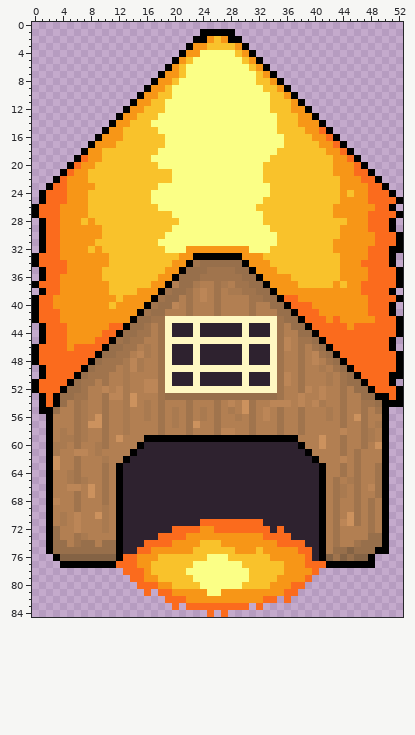
Two versions of one pixel-art file, Images/aseprite/Celeiro aseprite.aseprite. The first picture shows the starting point.
53x85 pixels, 1 frame.
New version:
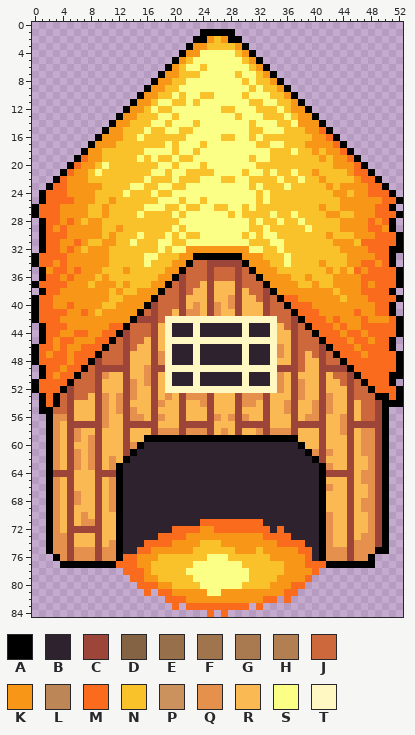
Palette (. is transparent): A #000000  B #2e222f  C #9e4539  D #846345  E #976f4b  F #a0744d  G #a97a50  H #b27f52  J #cd683d  K #f79617  L #bc8657  M #fb6b1d  N #f9c22b  P #cc925e  Q #e6904e  R #fbb954  S #fbff86  T #fff8c2
Diff:
layer "Palha" added
Changed rows in their new state; - is an unchanged pixel.
Layers "Palha", "Celeiro":
first column x 2:
 6 ----------------------N--------------------------
 7 --------------------NN-----N---------------------
 8 -------------------N--------N--------------------
 9 ------------------N----------N-------------------
10 -------------------N--NN----N--------------------
11 ----------------S-NN-N-------NN-S----------------
12 ---------------S-N-------NN---NN-S---------------
13 ------------------N--------N---NN-S--------------
14 -----------------N---N-------N-----S-------------
15 --------------S-N--NN--------NN--S---------------
16 -------------S---NNN-----NN--N-NNN---------------
17 ------------------N---N-------NN-----KK----------
18 --------------SS--N--N----------N--S--K----------
19 -------------S--NN-NN--------N---------K---------
20 --------S---------N---N-------N------------------
21 -------S-------SS---NNNN----N---S--S--K--NN------
22 --------------S----NNN---NN--NN--S--S--K--NN-----
23 -------K----SS----NN---------N-N--S-----K--------
24 ------K----S----NN------------N----------K-------
25 ---M--K--K-----N---N--N-------NS--------------KK-
26 --------K-----SS-NN-NN--NN--N----------K-N-------
27 --------K----S-----N------N-NNN-S--S----K-NN--K--
28 ---M---K---------------------N---S--S-----K----K-
29 -KM-------K--------N---------NN------S----------K
30 --M------K---S----N-NN------N-N---------K-NN-----
31 ----M-N-KK--S-----NN---------NNN-S----------NMM--
32 ---M-NK-K-------SN-------------N-S-------N-------
33 --M-----------SS------------------S-------N---K--
34 -K------------S------JJCCCCC------S----K--N----K-
35 K---M------K--------JJJCJJJCJ-----------K--NM----
36 ---M---NK----------CJJJCJJJCJJ-------K---K---M---
37 --M---N--K-K------JCJJRCRRRCJJJ-------K---K---K--
38 ----------K------JJCJRRCRRRCRJJC---------N-------
39 ---------N------JJJCRRRCRRQCRRJCJ---------N------
40 ---M----N------CJJJCRQRCQRQCRRRCJJ------------K--
41 --M--M-N------JCJJRCQQRCQRRCRRRCJJJ---------M-K--
42 -------------CCCJ----------------JJC---------M-KK
43 ------------JJJCR----------------RJCJ----K--K----
44 --K-MM-----CJJJCR----------------RRCJJ----K--K---
45 -K-M------JCJJRCR----------------RRCJJJ----K--K--
46 -K--K----JJCJRRCR----------------QRCJJJC----K----
47 K--K----JJJCRRRCQ----------------QRCJRJCJ----K---
48 ---K---CJJJCRRRCQ----------------RRCJRRCJJ-------
49 --K---JCCCCCRRQCC----------------CCCJRRCCCC------
50 -K---JJCQRRCRRQCR----------------QRCRRRCRJJC-----
51 ----JJJCRRRCQRQCR----------------QRCQRRCRRJCJ----
52 ---CJJJCRRRCQRRCR----------------QRCQRRCRRRCJJ---
53 --JCJJRCQRQCQRRCRQRCQQQCRRRCQQQCRRRCQRRCQRRCJJJ--
54 --JCRRRCQRQCRRRCQRRCRRQCRRRCQQRCRRQCRRQCQRRCRJJC-
55 -JJCRRRCQRQCQRRCRRRCRRRCRRRCRRRCRRQCRRQCQRRCRJJC-
56 -QQCRRRCQRRCQQRCQRRCRRRCQRQCQRRCRRRCRQQCRRQCRJJC-
57 -QRCCCCCQRRCCCCCRRRCCCCCRRRCCCCCRRRCCCCCRRQCCCCC-
58 -QRCQRRCRRRCRRRCQQQCQQQCRQRCRRQCQQQCRRRCRRQCRQQC-
59 -QRCQRQCRRRCRR----------------------RRRCRRRCRQQC-
60 -QRCRRQCRRRCQ------------------------RRCRRRCRQQC-
61 -QRCQRQCRRRC--------------------------QCQRRCRQQC-
62 -QRCQRQCRQR----------------------------CRRRCRRQC-
63 -QRCQRQCRQ------------------------------QRRCRRQC-
64 -CCCRRRCCC------------------------------CCCCRQQC-
65 -QRCRRRCRQ------------------------------RRRCRQQC-
66 -QRCRRRCRQ------------------------------QRRCRRQC-
67 -QRCQRRCRQ------------------------------RRRCRRQC-
68 -QRCQRRCRQ------------------------------RRRCRQQC-
69 -QRCRRRCRQ------------------------------RRRCRQQC-
70 -QRCRQRCRR------------------------------QRRCRRQC-
71 -QRCRQQCRR------------------------------QRRCRRQC-
72 -QRCCCCCRR------------------------------QRRCRRQC-
73 -QQCRRRCRR------------------------------QRRCRQQC-
74 -QQCRRRCRQ------------------------------QRRCQQQC-
75 -QQCQQQCQQ------------------------------QQQCQQQ--
76 --QCQQQCQQ------------------------------QQQCQQ---
Boxes around the changes in both pictures, in picture pixels (x1, y1, x2, y2):
changed: (46, 64, 389, 561)
